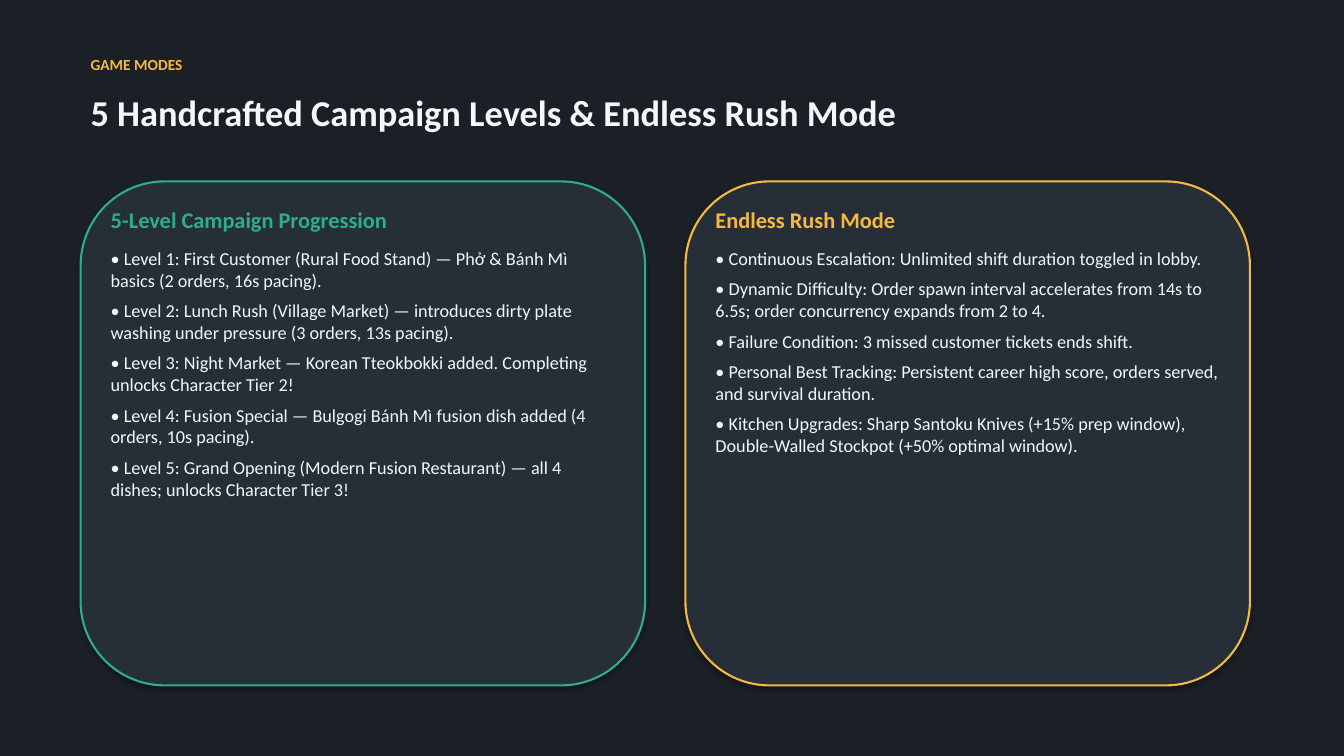
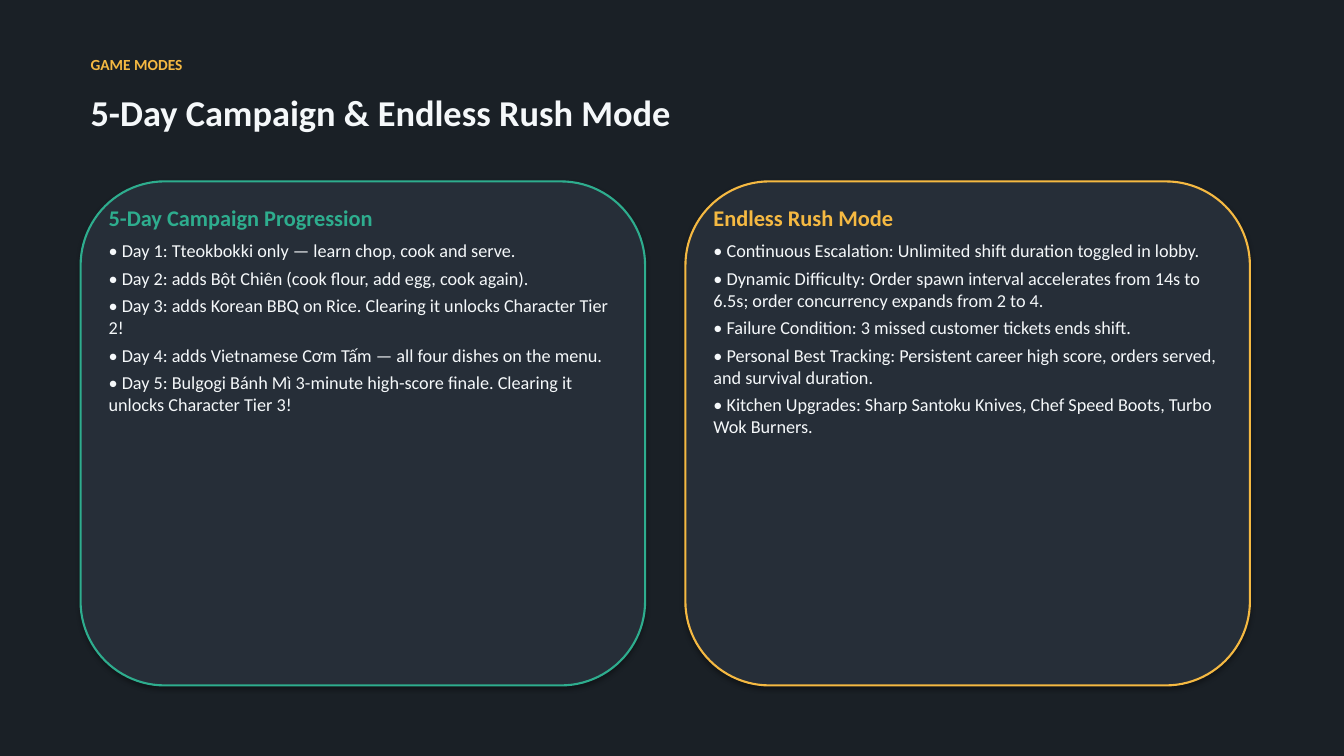
Before and after one commit to madlyham/two-ladles, a slide deck: slide 11 of docs/two_ladles_concept.pptx (slide 9 before the commit). Drawn at 1344x756 pixels with LibreOffice and Linux fonts; fonts in the diff are those of the drawing. Boxes give left, top, right and bottom in pixels: in the first picture for what was removed or moved away, otherwise in the second. Text is boxed around its words. In the diff, an @@ line names an element or a change of style, - is before the commit and + after.

```diff
--- a/docs/two_ladles_concept.pptx
+++ b/docs/two_ladles_concept.pptx
@@ text at (91,100,670,132): text changed @@
-5 Handcrafted Campaign Levels & Endless Rush Mode
+5-Day Campaign & Endless Rush Mode
@@ text at (109,210,608,411): text changed @@
-5-Level Campaign Progression
-• Level 1: First Customer (Rural Food Stand) — Phở & Bánh Mì basics (2 orders, 16s pacing).
-• Level 2: Lunch Rush (Village Market) — introduces dirty plate washing under pressure (3 orders, 13s pacing).
-• Level 3: Night Market — Korean Tteokbokki added. Completing unlocks Character Tier 2!
-• Level 4: Fusion Special — Bulgogi Bánh Mì fusion dish added (4 orders, 10s pacing).
-• Level 5: Grand Opening (Modern Fusion Restaurant) — all 4 dishes; unlocks Character Tier 3!
+5-Day Campaign Progression
+• Day 1: Tteokbokki only — learn chop, cook and serve.
+• Day 2: adds Bột Chiên (cook flour, add egg, cook again).
+• Day 3: adds Korean BBQ on Rice. Clearing it unlocks Character Tier 2!
+• Day 4: adds Vietnamese Cơm Tấm — all four dishes on the menu.
+• Day 5: Bulgogi Bánh Mì 3-minute high-score finale. Clearing it unlocks Character Tier 3!
@@ text at (713,210,1216,384): less space between paragraphs @@
@@ text at (713,398,1212,433): text changed @@
-• Kitchen Upgrades: Sharp Santoku Knives (+15% prep window), Double-Walled Stockpot (+50% optimal window).
+• Kitchen Upgrades: Sharp Santoku Knives, Chef Speed Boots, Turbo Wok Burners.
```
Also in this commit, not shown: 10 other slides changed, 4 slides added, 1 slide removed, 43 other files.
